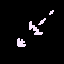
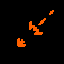
Two versions of the same layered image (64x64). Layer-by-layer changes:
painted on "Calque #2" over [17, 10, 54, 47]
showed group "Groupe de calques #1" (5 layers), opacity 92% → 18% over [17, 10, 54, 47]
painted on "Calque #1" over [17, 10, 54, 47]
